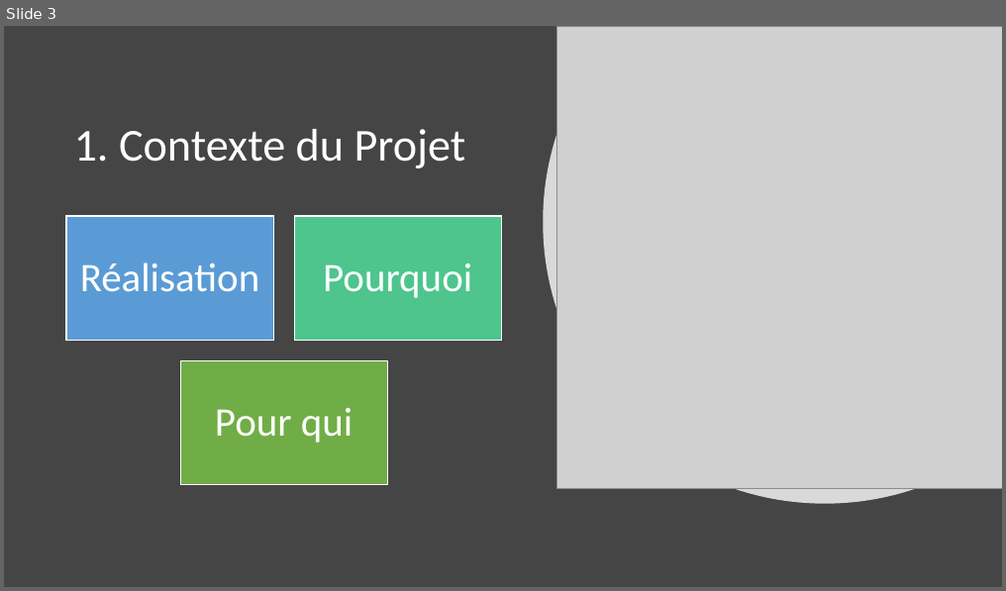
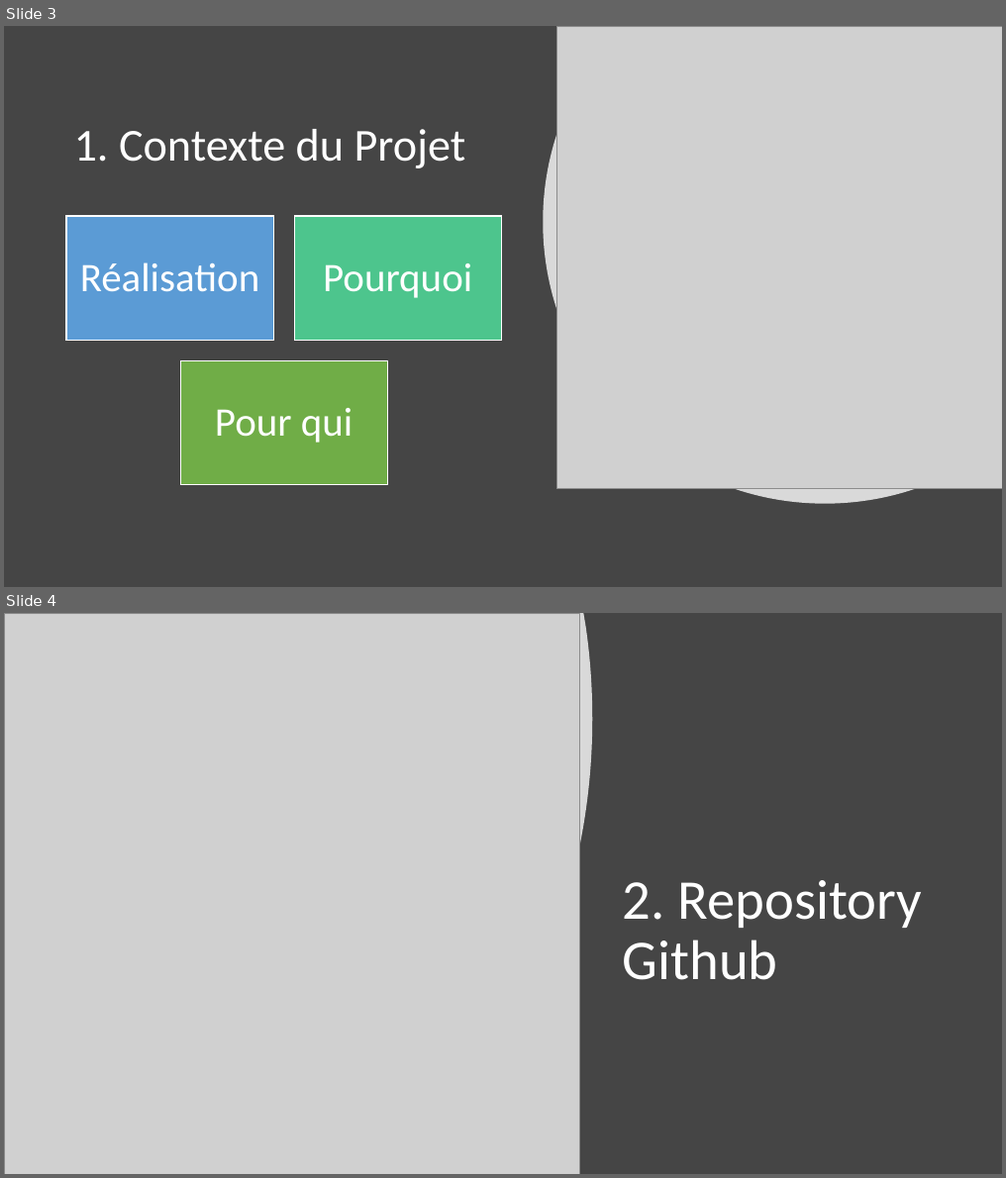
Before and after one commit to Dakusy/P3_OhMyFood, a slide deck: P3.pptx. Shown one above the other, each under a label of ours: slide 3 before the commit, slides 3 and 4 after it. The pictures are 1006x591 and 1006x1178 pixels, drawn with LibreOffice and Linux fonts; fonts in the diff are those of the drawing; grey boxes stand for pictures. Boxes give left, top, right and bottom in pixels: in the first picture for what was removed or moved away, otherwise in the second. Text is boxed around its words. In the diff, an @@ line names an element or a change of style, - is before the commit and + after.

```diff
--- a/P3.pptx
+++ b/P3.pptx
@@ slide 4 added at bbox=[4, 613, 1002, 1174], background #454545 @@
@@ freeform shape added at bbox=[4, 613, 592, 1174], fill #FFFFFF at 80% opacity @@
@@ picture added at bbox=[4, 613, 580, 1174] @@
@@ title added at bbox=[623, 880, 922, 980], 54 pt, text #FFFFFF @@
+2. Repository Github
```
Also in this commit, not shown: 3 slides changed, 1 other file.
